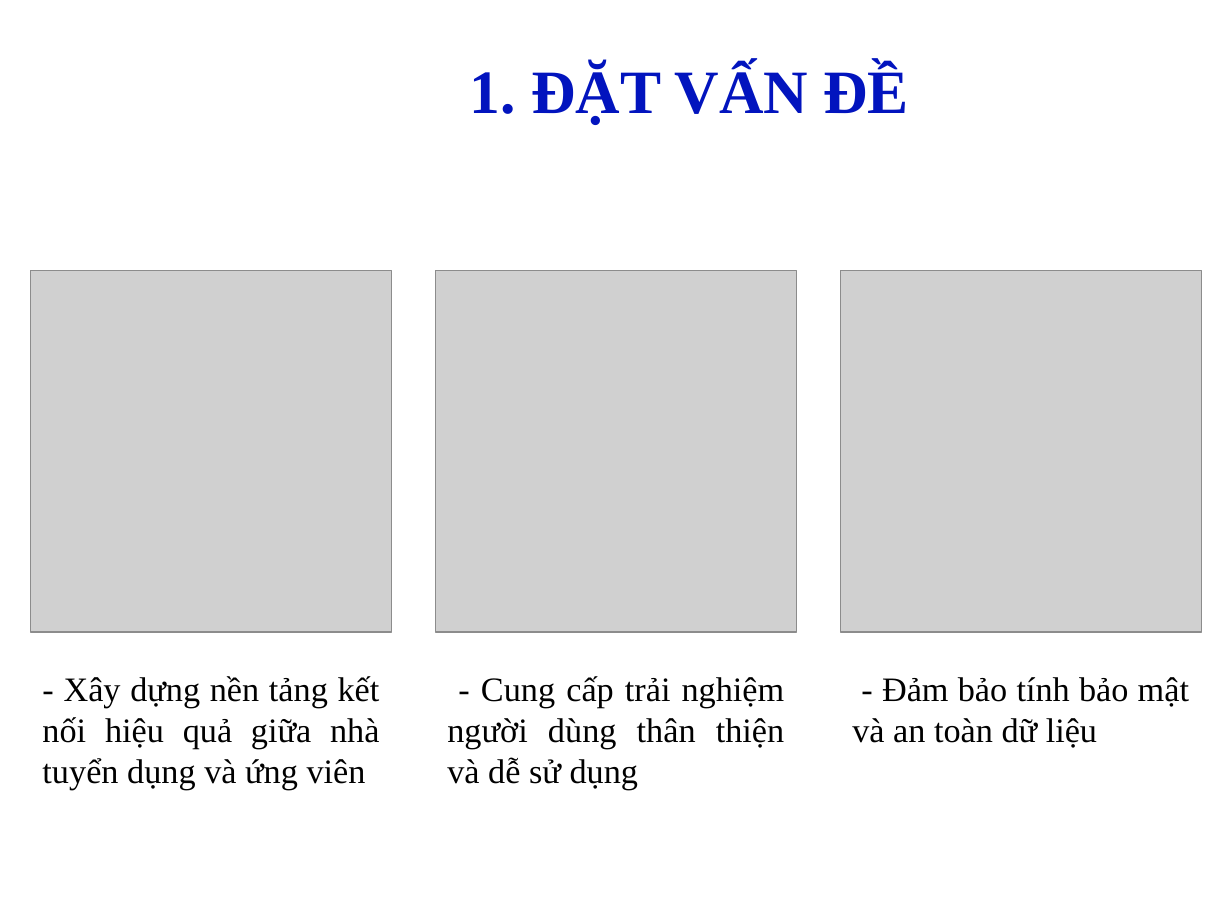
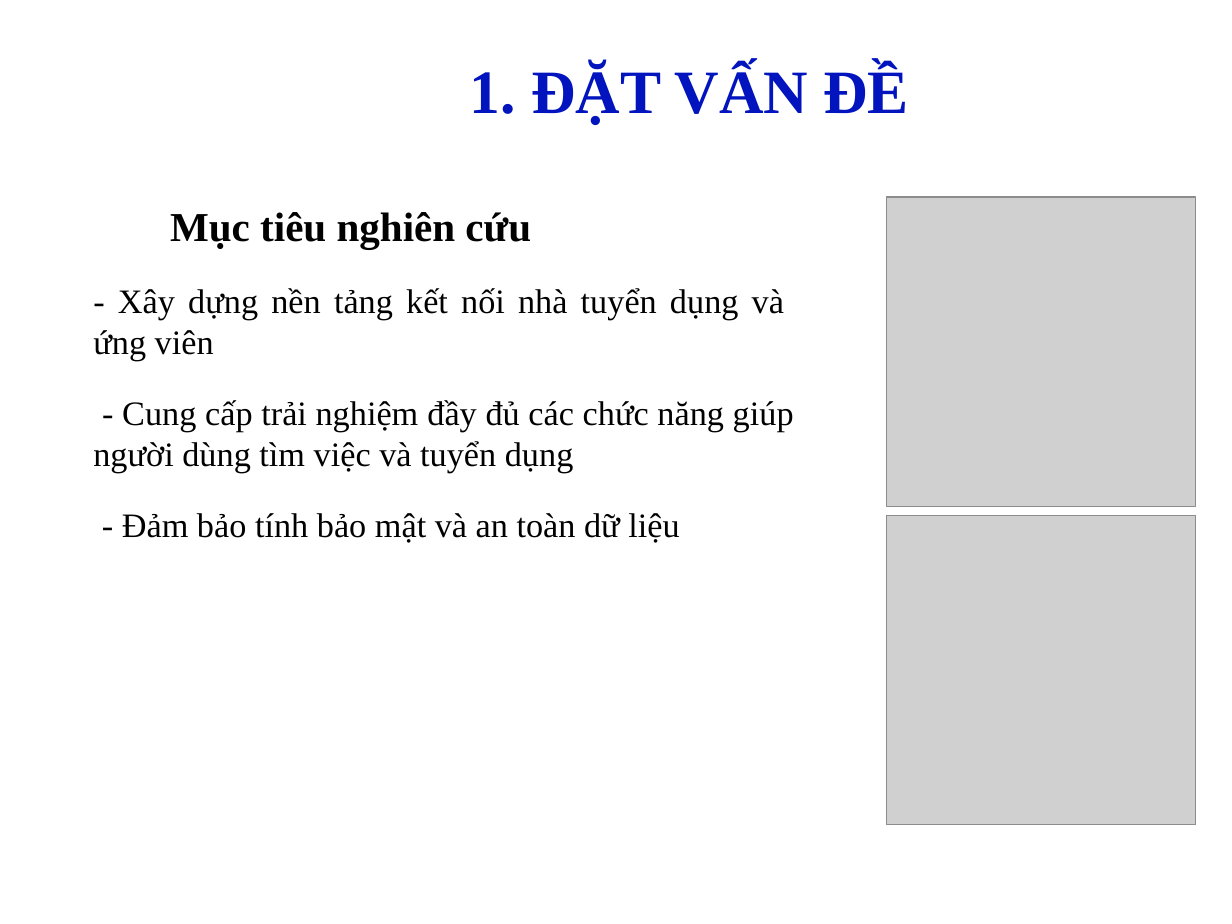
Before and after one commit to LePhuocLoi4850/luan-van, a slide deck: slide 5 of [MAU] Slide bao cao_LVTN.ppt. Drawn at 1232x924 pixels with LibreOffice and Linux fonts; fonts in the diff are those of the drawing; grey boxes stand for pictures; background and template pictures are left out. Boxes give left, top, right and bottom in pixels: in the first picture for what was removed or moved away, otherwise in the second. Text is boxed around its words. In the diff, an @@ line names an element or a change of style, - is before the commit and + after.

```diff
--- a/[MAU] Slide bao cao_LVTN.ppt
+++ b/[MAU] Slide bao cao_LVTN.ppt
@@ picture: place and size @@
-picture at [31, 271, 392, 632]
+picture at [887, 197, 1196, 506]
@@ text added at [170, 212, 531, 249], 24 pt, text #000000, bold @@
+Mục tiêu nghiên cứu
@@ text at [93, 288, 784, 361]: text changed @@
-- Xây dựng nền tảng kết nối hiệu quả giữa nhà tuyển dụng và ứng viên
+- Xây dựng nền tảng kết nối nhà tuyển dụng và ứng viên
@@ picture removed at [840, 271, 1201, 632] @@
@@ text added at [93, 400, 794, 473], 20 pt, text #000000 @@
+- Cung cấp trải nghiệm đầy đủ các chức năng giúp người dùng tìm việc và tuyển dụng
@@ text "- Đảm bảo tính bảo ..." rewrapped from [852, 677, 1189, 748] to [122, 513, 679, 543] @@
@@ picture: place and size @@
-picture at [435, 271, 796, 632]
+picture at [887, 516, 1196, 825]
@@ text removed at [447, 676, 785, 790] @@
-- Cung cấp trải nghiệm người dùng thân thiện và dễ sử dụng
```
Also in this commit, not shown: 1 other slide changed, 2 slides added, 33 other files.
